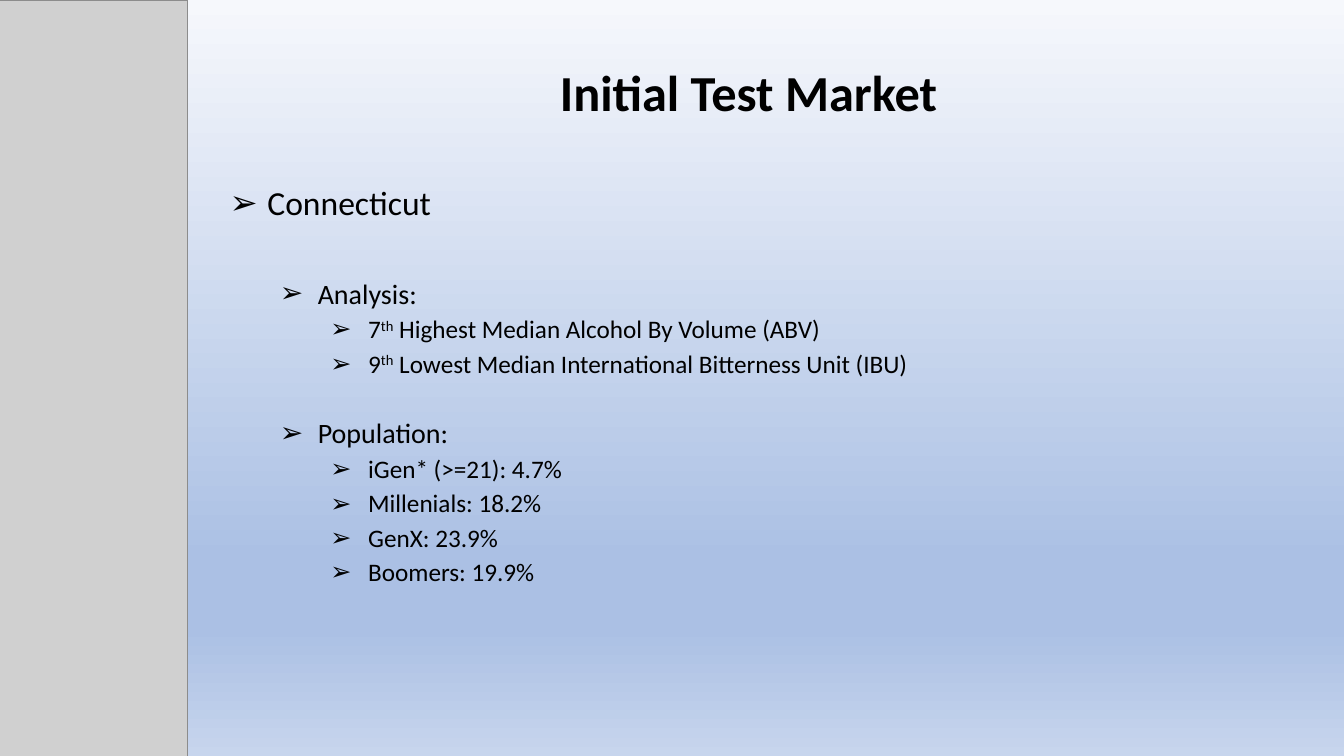
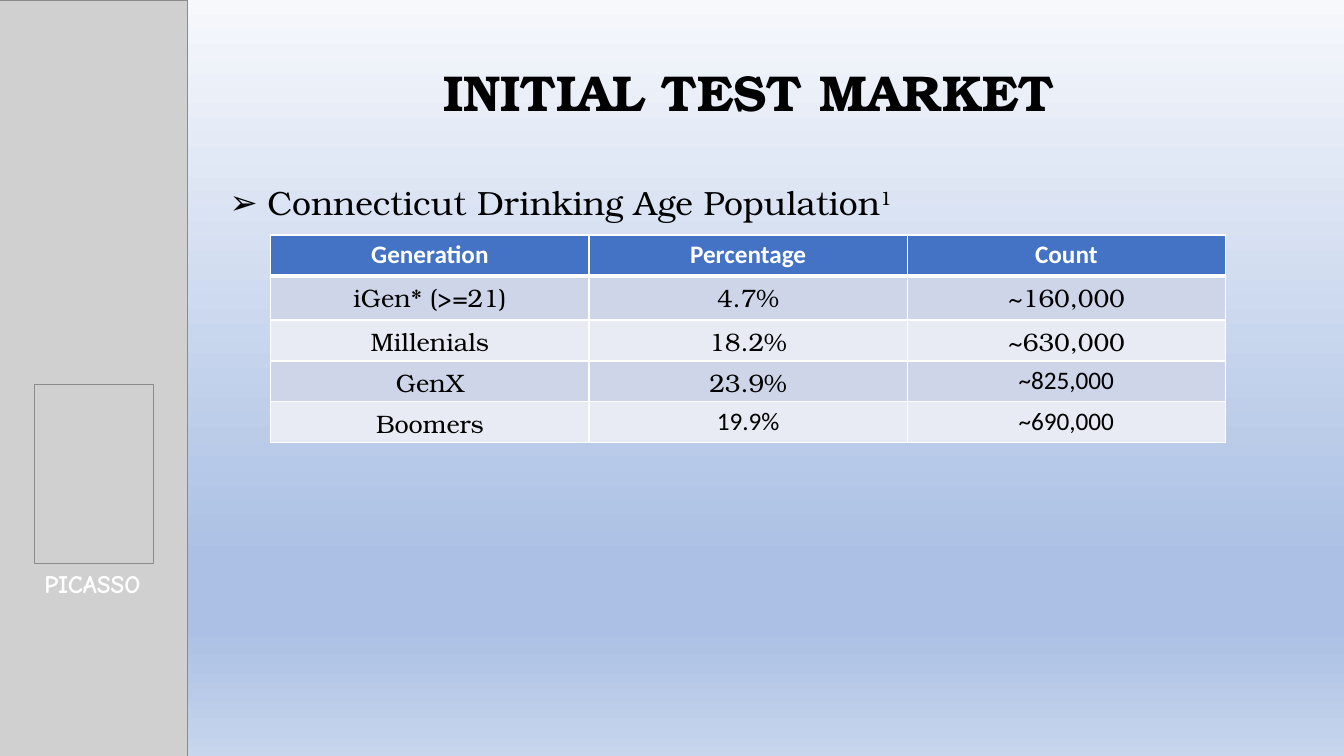
Before and after one commit to kjurekSMU/6306_JKT_Case_Study_1, a slide deck: slide 4 of Beer_Expansion_Project.pptx (slide 3 before the commit). Drawn at 1344x756 pixels with LibreOffice and Linux fonts; fonts in the diff are those of the drawing; grey boxes stand for pictures. Boxes give left, top, right and bottom in pixels: in the first picture for what was removed or moved away, otherwise in the second. Text is boxed around its words. In the diff, an @@ line names an element or a change of style, - is before the commit and + after.

```diff
--- a/Beer_Expansion_Project.pptx
+++ b/Beer_Expansion_Project.pptx
@@ title at box(443, 76, 1054, 112): text changed; font Calibri to TeX Gyre Bonum @@
-Initial Test Market
+INITIAL TEST MARKET
@@ subtitle at box(267, 191, 693, 223): text changed; size 18 to 24 pt; font Calibri to TeX Gyre Bonum @@
-➢ Connecticut
-  ➢ Analysis:
-    ➢ 7th Highest Median Alcohol By Volume (ABV)
-    ➢ 9th Lowest Median International Bitterness Unit (IBU)
-  ➢ Population:
-    ➢ iGen* (>=21): 4.7%
-    ➢ Millenials: 18.2%
-    ➢ GenX: 23.9%
-    ➢ Boomers: 19.9%
+➢ Connecticut Drinking Age Population1
@@ table added at box(271, 235, 1227, 443), 5 rows, 3 columns @@
+Generation | Percentage | Count
+iGen* (>=21) | 4.7% | ~160,000
+Millenials | 18.2% | ~630,000
+GenX | 23.9% | ~825,000
+Boomers | 19.9% | ~690,000
@@ picture added at box(34, 385, 153, 564) @@
@@ text added at box(44, 576, 140, 593), 18 pt, text #FFFFFF, bold @@
+PICASSO
```
Also in this commit, not shown: 4 other slides changed, 4 slides added, 1 slide removed, 3 other files.
